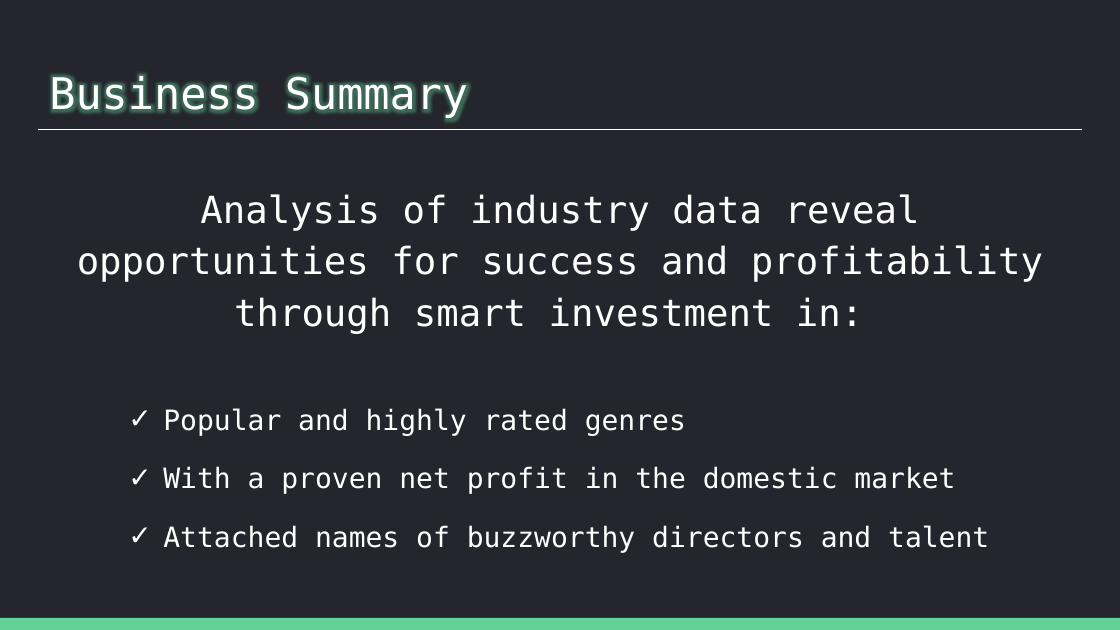
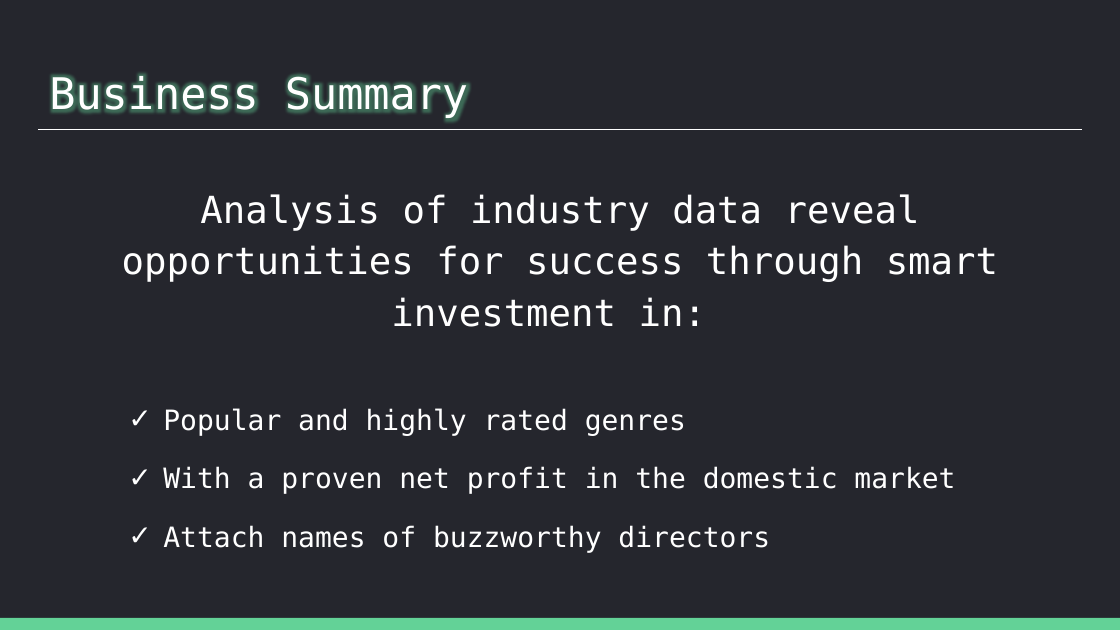
Before and after one commit to patrick-anastasio/Flatiron_DSC-Phase1_Project, a slide deck: slide 2 of Slide Deck.pptx. Drawn at 1120x630 pixels with LibreOffice and Linux fonts; fonts in the diff are those of the drawing. Boxes give left, top, right and bottom in pixels: in the first picture for what was removed or moved away, otherwise in the second. Text is boxed around its words. In the diff, an @@ line names an element or a change of style, - is before the commit and + after.

```diff
--- a/Slide Deck.pptx
+++ b/Slide Deck.pptx
@@ text at <box>122,194,998,327</box>: text changed @@
-Analysis of industry data reveal opportunities for success and profitability through smart investment in:
+Analysis of industry data reveal opportunities for success through smart investment in:
@@ text at <box>163,525,770,553</box>: text changed @@
-✓ Attached names of buzzworthy directors and talent
+✓ Attach names of buzzworthy directors
```
Also in this commit, not shown: 12 other slides changed, 2 slides added, 17 other files.
